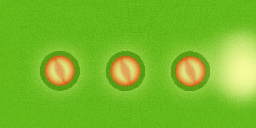
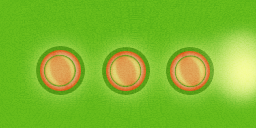
Before/after of a 256×128 layered artwork. What changed in the layer stack:
painted on "Spots" over 40, 50, 210, 91
